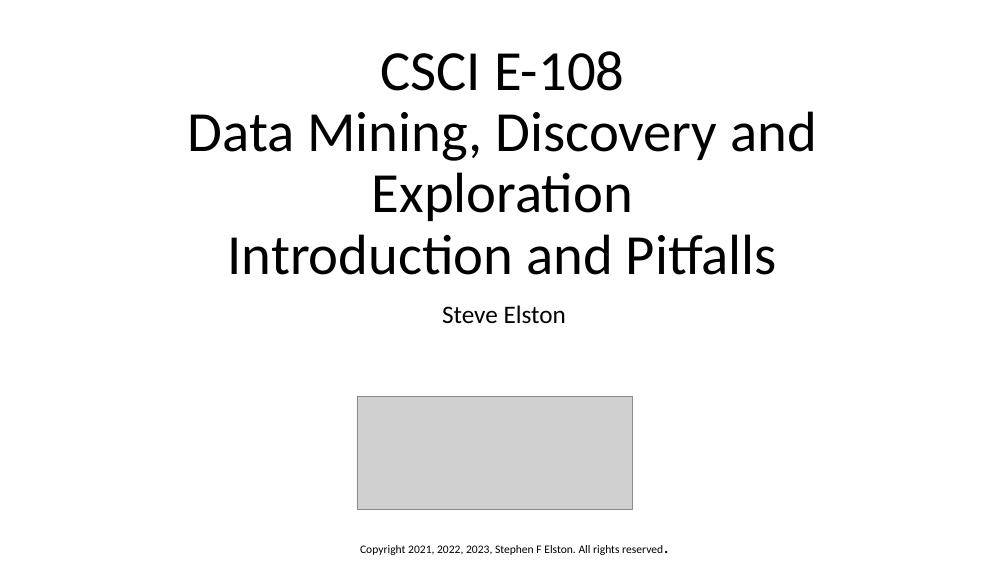
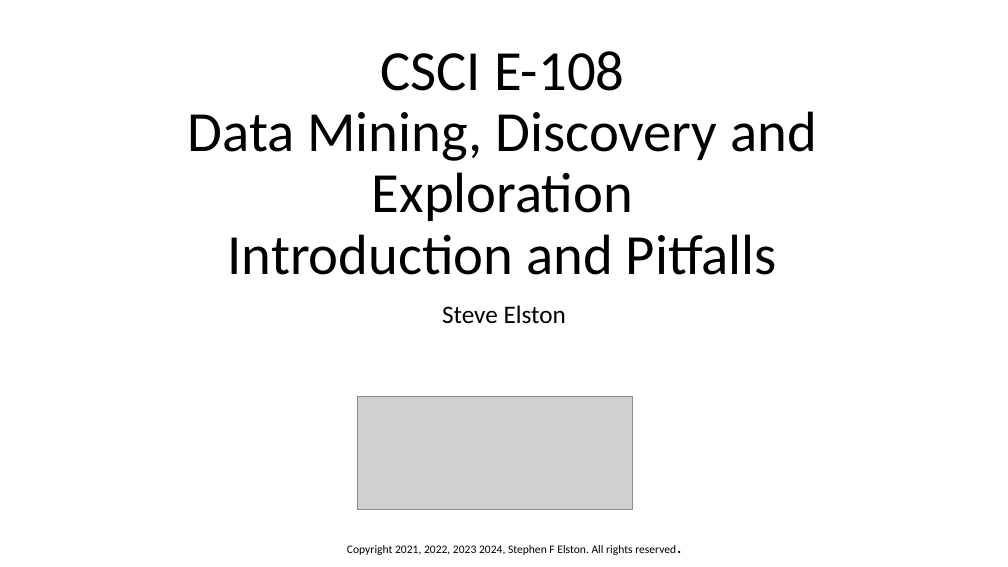
Before and after one commit to StephenElston/CSCI-E-108, a slide deck: slide 1 of slides/1_Introduction.pptx. Drawn at 1008x567 pixels with LibreOffice and Linux fonts; fonts in the diff are those of the drawing; grey boxes stand for pictures. Boxes give left, top, right and bottom in pixels: in the first picture for what was removed or moved away, otherwise in the second. Text is boxed around its words. In the diff, an @@ line names an element or a change of style, - is before the commit and + after.

Commit message:
Minor correction to slides

```diff
--- a/slides/1_Introduction.pptx
+++ b/slides/1_Introduction.pptx
@@ text at bbox=[347, 545, 676, 555]: text changed @@
-Copyright 2021, 2022, 2023, Stephen F Elston. All rights reserved.
+Copyright 2021, 2022, 2023 2024, Stephen F Elston. All rights reserved.
```
